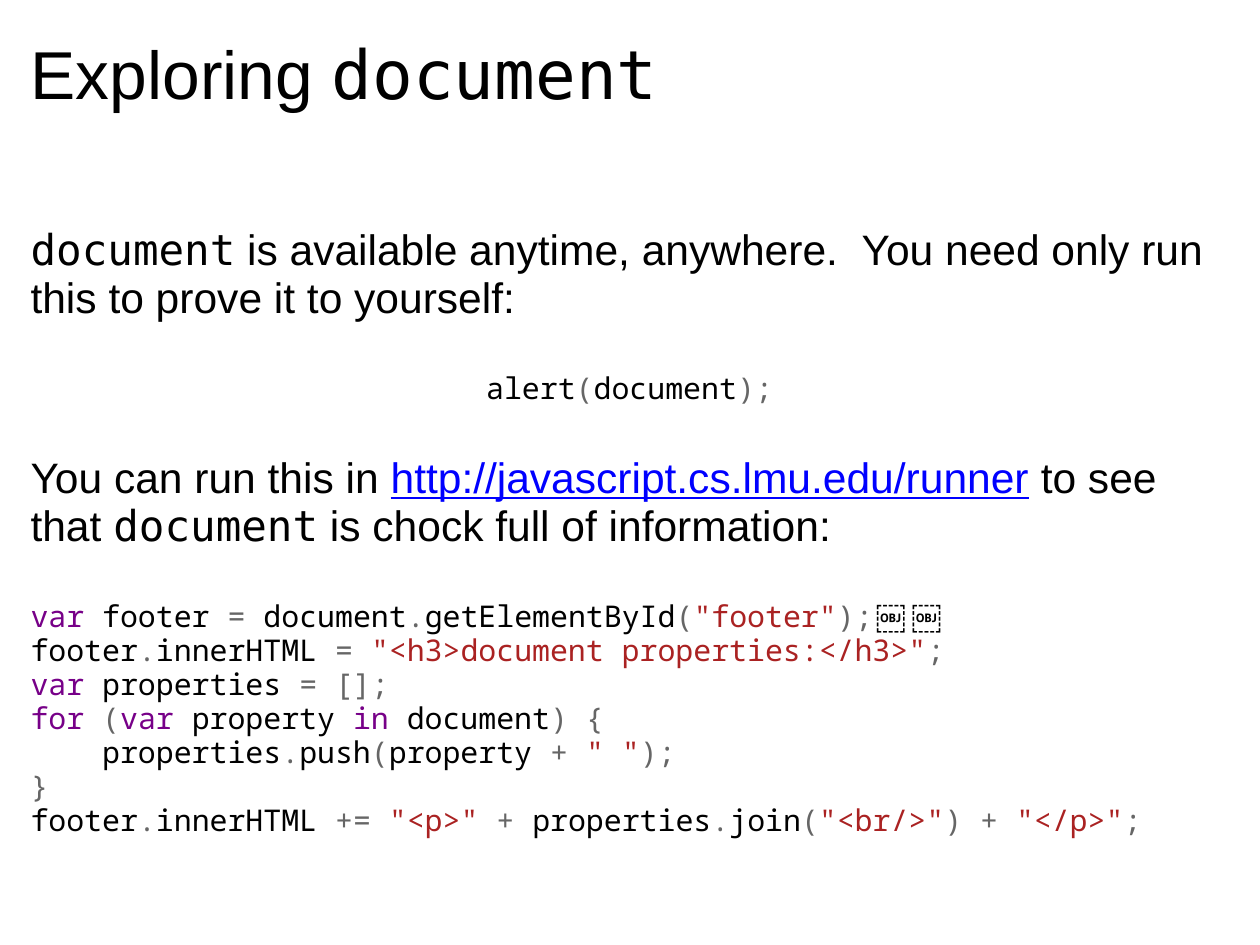
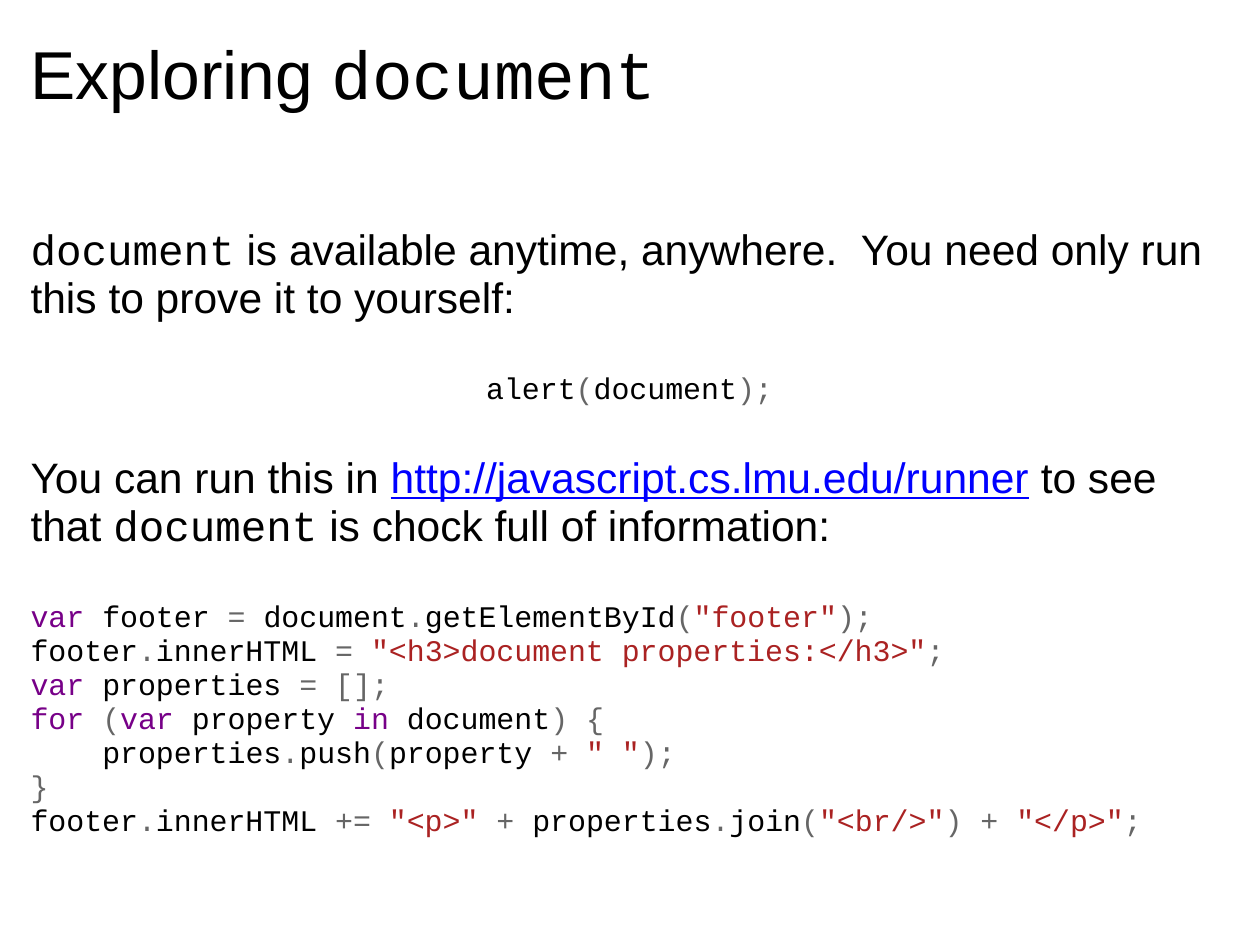
Before and after one commit to dondi/javascript-book, a slide deck: slide 13 of presentations/Chapter_6_Presentation.ppt. Drawn at 1260x945 pixels with LibreOffice and Linux fonts; fonts in the diff are those of the drawing; background and template pictures are left out. Boxes give left, top, right and bottom in pixels: in the first picture for what was removed or moved away, otherwise in the second. Text is boxed around its words. In the diff, an @@ line names an element or a change of style, - is before the commit and + after.

```diff
--- a/presentations/Chapter_6_Presentation.ppt
+++ b/presentations/Chapter_6_Presentation.ppt
@@ title "Exploring document" at bbox=[31, 50, 657, 112]: font DejaVu Sans Mono to Courier New in "document" @@
@@ text "document is available anytime, anywhere. ..." at bbox=[31, 234, 1202, 838]: font DejaVu Sans Mono to Courier New in "document", "document"; font Noto Sans Mono to Courier New in "alert(document);", "var footer = document.getElementById("footer");￼￼ footer.inn ..." @@
```
Also in this commit, not shown: 8 other slides changed, 1 other file.
